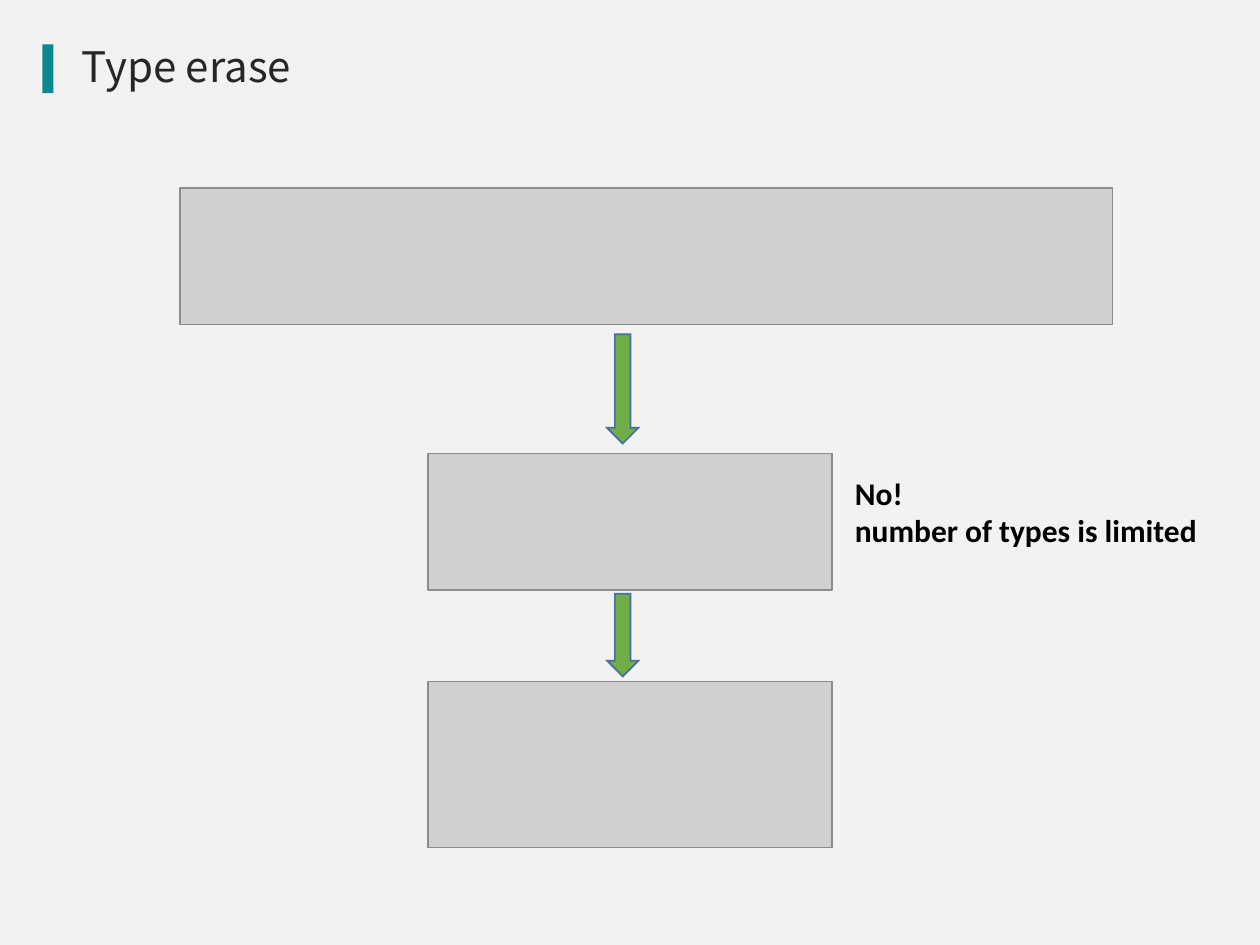
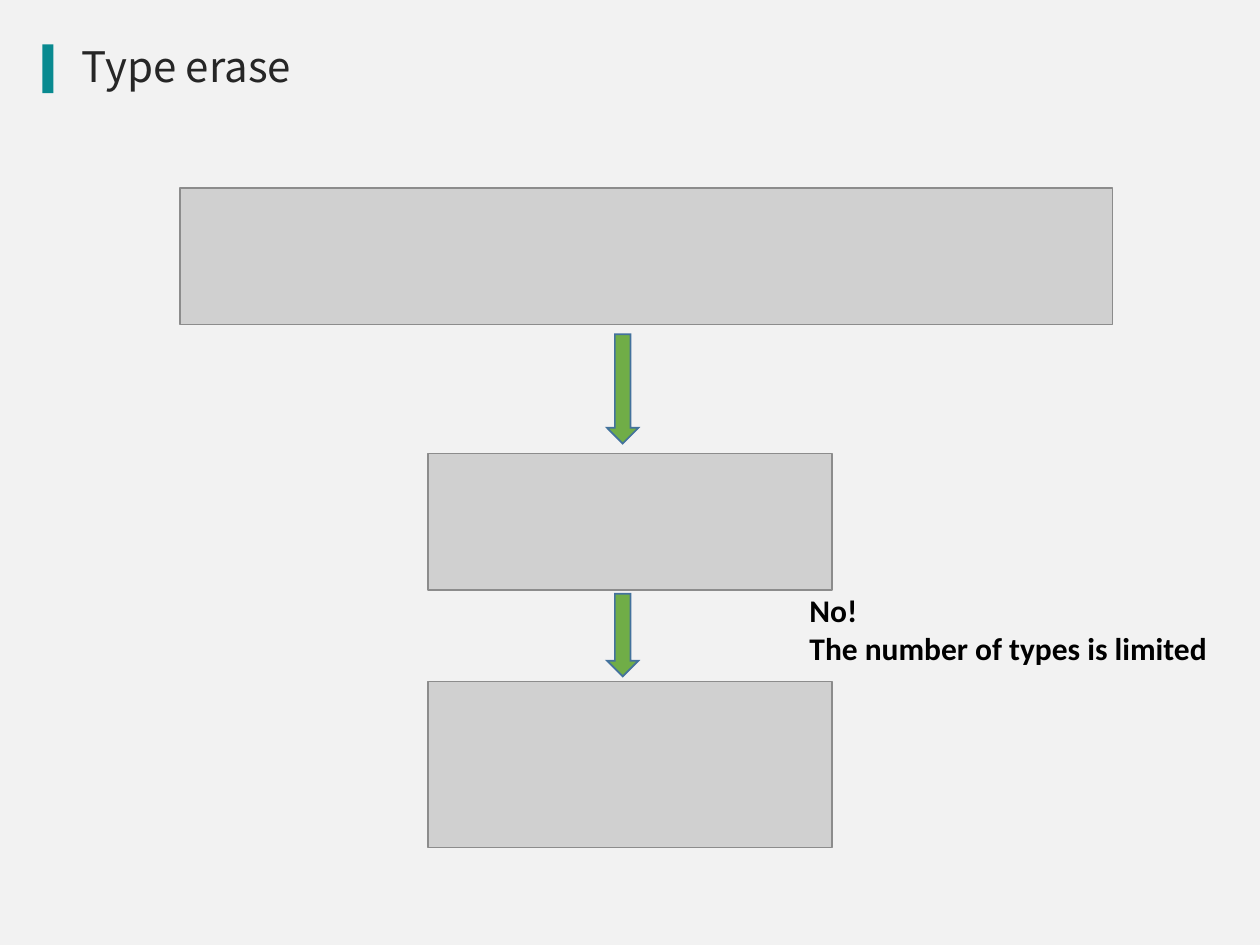
Before and after one commit to qicosmos/cppnow2017-ppt, a slide deck: slide 17 of An easy to use RPC framework implemented by c++11 and c++14.pptx. Drawn at 1260x945 pixels with LibreOffice and Linux fonts; fonts in the diff are those of the drawing; grey boxes stand for pictures; background and template pictures are left out. Boxes give left, top, right and bottom in pixels: in the first picture for what was removed or moved away, otherwise in the second. Text is boxed around its words. In the diff, an @@ line names an element or a change of style, - is before the commit and + after.

```diff
--- a/An easy to use RPC framework implemented by c++11 and c++14.pptx
+++ b/An easy to use RPC framework implemented by c++11 and c++14.pptx
@@ text "No!": place and size @@
-text "No!" at [855,483,1197,547]
+text "No!" at [809,600,1207,665]
@@ text at [809,638,1207,665]: text changed @@
-number of types is limited
+The number of types is limited
```
Also in this commit, not shown: 4 other slides changed.
